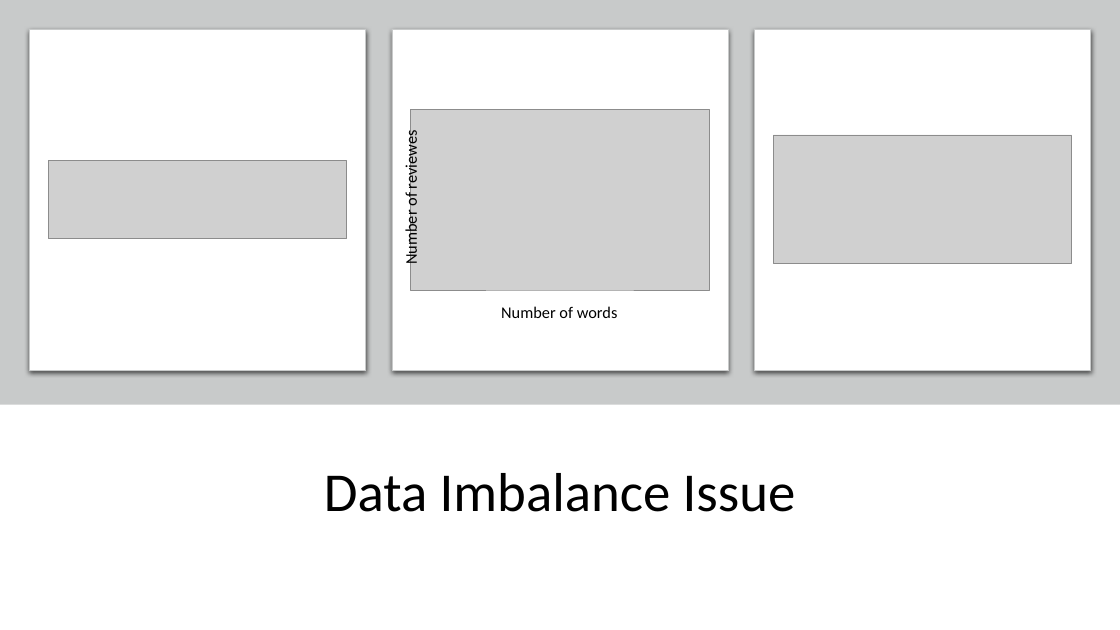
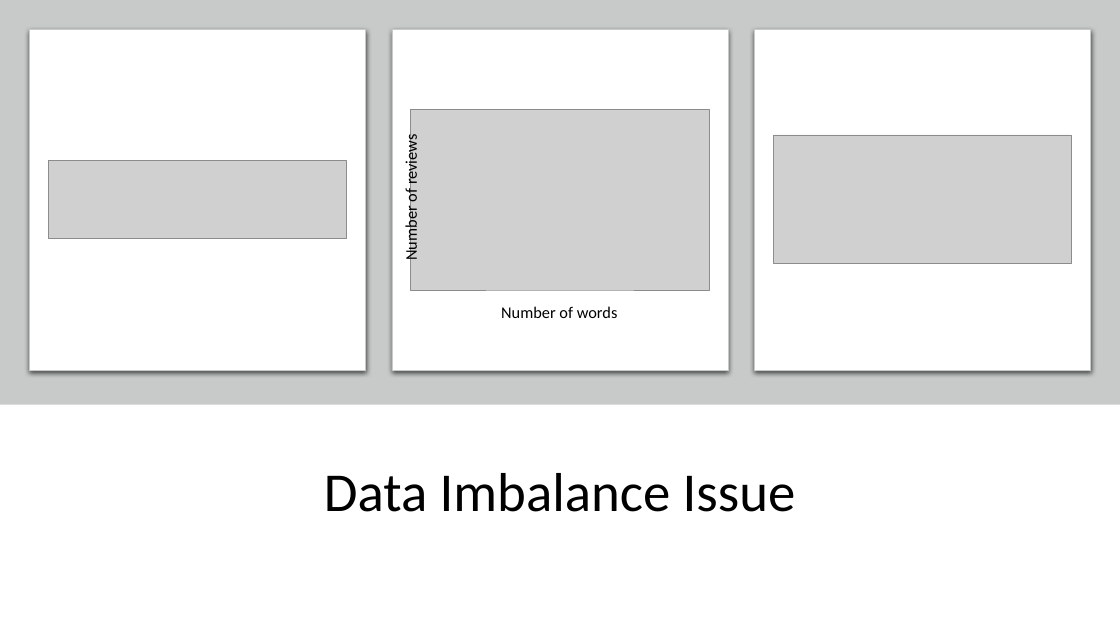
Before and after one commit to yizhang7210/w266-final-project, a slide deck: slide 4 of w266.pptx. Drawn at 1120x630 pixels with LibreOffice and Linux fonts; fonts in the diff are those of the drawing; grey boxes stand for pictures. Boxes give left, top, right and bottom in pixels: in the first picture for what was removed or moved away, otherwise in the second. Text is boxed around its words. In the diff, an @@ line names an element or a change of style, - is before the commit and + after.

Commit message:
typos

```diff
--- a/w266.pptx
+++ b/w266.pptx
@@ text at (401,139,421,260): text changed @@
-Number of reviewes
+Number of reviews
```
Also in this commit, not shown: 1 other slide changed.
